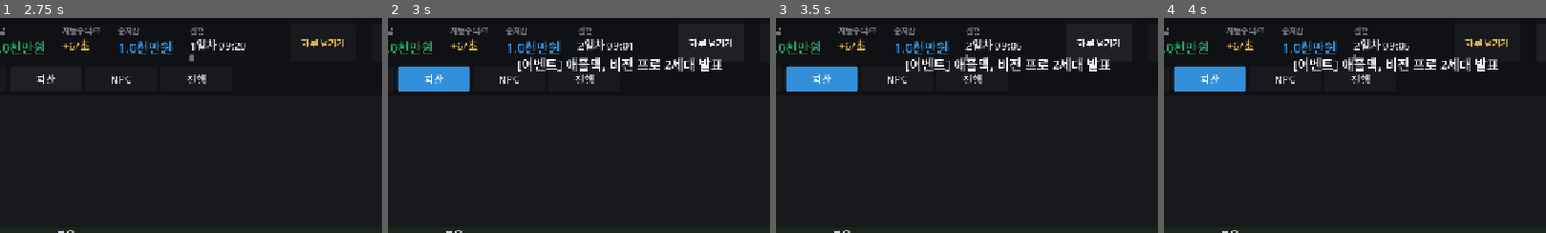
Above: before the commit, frames 1-4 (left to right).
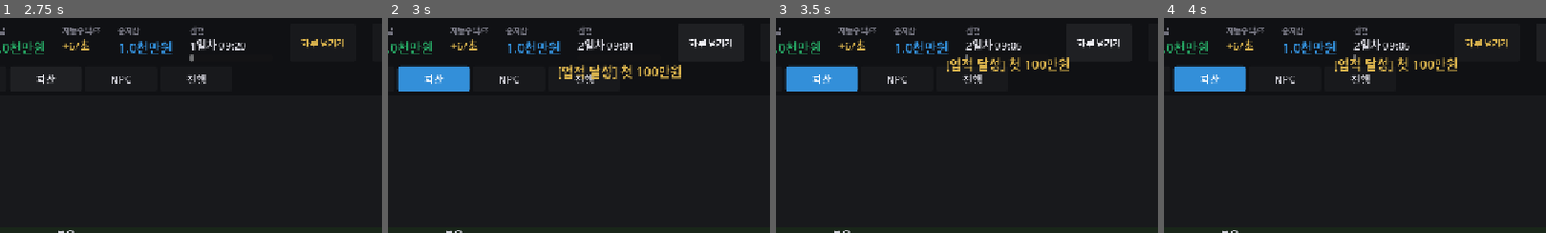
Above: after the commit, the same moments.

Repository: jettiy/StockTycoon
Game: Godot game, scene res://scenes/boot.tscn
Same seed, same stepped clock (60 frames per second), same inputs: the game is played once before the commit and once after it.
Inputs:
- Up to frame 1 (2.75 s): click "새 게임" at 0.5 s; click "자산" at 1.25 s; click "자산" at 2 s
- Up to frame 2 (3 s): click "하루 넘기기" at 2.75 s
- Up to frame 3 (3.5 s): no input
- Up to frame 4 (4 s): click "||" at 3.5 s
The pictures show only the part of the screen within x 20-70%, y 0-50%; the shares and areas given below are measured in that part.

Frame 1 is identical in both runs. In frame 2, 2.5% of the frame differs, in the area x 34-88%, y 18-29%; in frame 3, 2.1%; in frame 4, 2.1%.

Commit message:
polish: 업적 필터 + 컷신 초상화 + 사운드 + 토스트 큐
1. 업적 카테고리 필터:
   - 7개 필터 버튼 (전체/거래/자산/라이프/수익/사업/특수)
   - 활성 필터 액센트 표시
   - 필터링된 업적만 표시

2. 컷신 팝업 업그레이드:
   - 캐릭터 초상화 (IconGenerator 연동)
   - 화자별 색상 (player/boss/rival/helper/spouse/child/news)
   - 챕터 제목, 화자명, 진행도 (2/5)
   - 다음 컷신 자동 연속 재생
   - 패널 크기 확대 (560x280)

3. 사운드 추가:
   - play_quest_complete: 3음 상승 멜로디
   - play_achievement_unlock: 2음 골드 멜로디
   - play_story_unlock: 깊은음
   - play_business_good/bad: 사업 이벤트
   - 각 알림 핸들러에 사운드 연결

4. 토스트 시스템 개선:
   - 큐 방식 (동시 다발 알림 순차 표시)
   - 색상 분류 (골드/액센트/기본)
   - 페이드인 효과 추가

테스트: 32/32 통과

Diff:
--- a/scripts/MainGame.gd
+++ b/scripts/MainGame.gd
@@ -3,6 +3,7 @@
 ## 씬 에디터 기반: 정적 UI는 main.tscn에 정의, 동적 데이터만 코드에서 생성
 
 const UIAnim := preload("res://scripts/UIAnim.gd")
+const IconGenerator := preload("res://scripts/IconGenerator.gd")
 
 # 색상 (Theme과 별도로 코드에서 직접 사용하는 색)
 const COL_UP := Color(0.15, 0.65, 0.39, 1)
@@ -85,6 +86,7 @@
 var _story_container: VBoxContainer
 var _tutorial_container: VBoxContainer
 var _cutscene_popup: PanelContainer
+var _achievement_cat_filter: String = ""
 
 # 사업 뷰
 var _asset_business_container: VBoxContainer
@@ -1274,41 +1276,45 @@
 
 ## 퀘스트 완료 알림
 func _on_quest_completed(quest_id: String, reward: Dictionary) -> void:
+	AudioManager.play_quest_complete()
 	var msg := "[퀘스트 완료] %s" % reward.get("name", quest_id)
 	if reward.get("cash", 0.0) > 0:
 		msg += " +%s" % _fmt_won(reward["cash"])
-	_show_toast(msg)
+	_show_toast(msg, COL_GOLD)
 	if _current_view == "진행":
 		_refresh_quest_section()
 
 
 ## 업적 달성 알림
 func _on_achievement_unlocked(ach_id: String, name: String) -> void:
-	_show_toast("[업적 달성] %s" % name)
+	AudioManager.play_achievement_unlock()
+	_show_toast("[업적 달성] %s" % name, COL_GOLD)
 	if _current_view == "진행":
 		_refresh_achievement_section()
 
 
 ## 스토리 챕터 시작 알림
 func _on_story_chapter_started(chapter_id: String) -> void:
-	_show_toast("[스토리] 새 챕터 시작")
+	AudioManager.play_story_unlock()
+	_show_toast("[스토리] 새 챕터 시작", COL_ACCENT)
 	if _current_view == "진행":
 		_refresh_story_section()
 
 
-## 스토리 이벤트 (컷신 텍스트)
+## 스토리 이벤트 (컷신)
 func _on_story_event(text: String) -> void:
-	_show_cutscene_popup(text)
-
-
-## 컷신 팝업 표시 (최소 구현)
-func _show_cutscene_popup(text: String) -> void:
+	var scene_info: Dictionary = StoryManager.get_current_scene_info()
+	_show_cutscene_popup(scene_info)
+
+
+## 컷신 팝업 표시
+func _show_cutscene_popup(scene_info: Dictionary) -> void:
 	if _cutscene_popup and is_instance_valid(_cutscene_popup):
 		_cutscene_popup.queue_free()
 
 	# 오버레이
 	var overlay := ColorRect.new()
-	overlay.color = Color(0, 0, 0, 0.75)
+	overlay.color = Color(0, 0, 0, 0.80)
 	overlay.set_anchors_preset(Control.PRESET_FULL_RECT)
 	overlay.z_index = 60
 	add_child(overlay)
@@ -1316,53 +1322,109 @@
 	# 팝업 패널
 	_cutscene_popup = PanelContainer.new()
 	_cutscene_popup.set_anchors_preset(Control.PRESET_CENTER)
-	_cutscene_popup.custom_minimum_size = Vector2(500, 200)
+	_cutscene_popup.custom_minimum_size = Vector2(560, 280)
 	_cutscene_popup.add_theme_stylebox_override("panel", _flat(COL_PANEL_LIGHT, 8))
 	_cutscene_popup.z_index = 61
 	add_child(_cutscene_popup)
 
-	var vbox := VBoxContainer.new()
-	vbox.add_theme_constant_override("separation", 12)
-	vbox.offset_left = 24
-	vbox.offset_top = 20
-	vbox.offset_right = -24
-	vbox.offset_bottom = -20
-	_cutscene_popup.add_child(vbox)
+	# 메인 HBox: 초상화 | 대사
+	var main_hbox := HBoxContainer.new()
+	main_hbox.add_theme_constant_override("separation", 16)
+	main_hbox.offset_left = 20
+	main_hbox.offset_top = 20
+	main_hbox.offset_right = -20
+	main_hbox.offset_bottom = -20
+	_cutscene_popup.add_child(main_hbox)
+
+	# 초상화 영역
+	var portrait_type: String = scene_info.get("portrait", "narration")
+	var portrait_tex := _get_portrait_texture(portrait_type)
+	if portrait_tex:
+		var portrait_rect := TextureRect.new()
+		portrait_rect.texture = portrait_tex
+		portrait_rect.custom_minimum_size = Vector2(96, 96)
+		portrait_rect.expand_mode = TextureRect.EXPAND_FIT_WIDTH_PROPORTIONAL
+		portrait_rect.stretch_mode = TextureRect.STRETCH_KEEP_ASPECT_CENTERED
+		portrait_rect.size_flags_vertical = Control.SIZE_SHRINK_CENTER
+		main_hbox.add_child(portrait_rect)
+
+	# 대사 영역
+	var content_vbox := VBoxContainer.new()
+	content_vbox.add_theme_constant_override("separation", 8)
+	content_vbox.size_flags_horizontal = Control.SIZE_EXPAND_FILL
+	main_hbox.add_child(content_vbox)
+
+	# 챕터 제목
+	var chapter_title: String = scene_info.get("chapter_title", "")
+	if chapter_title != "":
+		var ch_lbl := Label.new()
+		ch_lbl.text = "[ " + chapter_title + " ]"
+		ch_lbl.add_theme_font_size_override("font_size", 13)
+		ch_lbl.add_theme_color_override("font_color", COL_ACCENT)
+		content_vbox.add_child(ch_lbl)
+
+	# 화자명
+	var speaker: String = scene_info.get("speaker", "")
+	if speaker != "":
+		var speaker_lbl := Label.new()
+		speaker_lbl.text = speaker
+		speaker_lbl.add_theme_font_size_override("font_size", 18)
+		speaker_lbl.add_theme_color_override("font_color", COL_GOLD)
+		content_vbox.add_child(speaker_lbl)
 
 	# 대사 텍스트
+	var text_content: String = scene_info.get("text", scene_info.get("formatted", ""))
+	if text_content == "":
+		text_content = str(scene_info)
 	var text_lbl := Label.new()
-	text_lbl.text = text
+	text_lbl.text = text_content
 	text_lbl.add_theme_font_size_override("font_size", 16)
 	text_lbl.add_theme_color_override("font_color", COL_TEXT_BRIGHT)
 	text_lbl.autowrap_mode = TextServer.AUTOWRAP_WORD_SMART
 	text_lbl.size_flags_vertical = Control.SIZE_EXPAND_FILL
-	vbox.add_child(text_lbl)
+	content_vbox.add_child(text_lbl)
+
+	# 진행도 표시
+	var scene_idx: int = int(scene_info.get("scene_idx", 0))
+	var total_scenes: int = int(scene_info.get("total_scenes", 1))
+	var prog_lbl := Label.new()
+	prog_lbl.text = "%d / %d" % [scene_idx + 1, total_scenes]
+	prog_lbl.add_theme_font_size_override("font_size", 12)
+	prog_lbl.add_theme_color_override("font_color", COL_TEXT_DIM)
+	prog_lbl.horizontal_alignment = HORIZONTAL_ALIGNMENT_RIGHT
+	content_vbox.add_child(prog_lbl)
 
 	# 버튼 행
 	var btn_row := HBoxContainer.new()
 	btn_row.alignment = BoxContainer.ALIGNMENT_END
 	btn_row.add_theme_constant_override("separation", 8)
-	vbox.add_child(btn_row)
+	content_vbox.add_child(btn_row)
 
 	# 다음 버튼
 	var next_btn := Button.new()
 	next_btn.text = "다음"
-	next_btn.custom_minimum_size = Vector2(80, 36)
+	next_btn.custom_minimum_size = Vector2(90, 38)
 	next_btn.add_theme_font_size_override("font_size", 15)
 	next_btn.add_theme_color_override("font_color", COL_ACCENT)
+	next_btn.size_flags_horizontal = Control.SIZE_SHRINK_END
 	next_btn.pressed.connect(
 		func():
 			StoryManager.advance_scene()
 			overlay.queue_free()
 			_cutscene_popup.queue_free()
 			_cutscene_popup = null
+			# 다음 컷신이 있으면 표시
+			if StoryManager.is_playing():
+				var next_info: Dictionary = StoryManager.get_current_scene_info()
+				if not next_info.is_empty():
+					_show_cutscene_popup(next_info)
 	)
 	btn_row.add_child(next_btn)
 
 	# 스킵 버튼
 	var skip_btn := Button.new()
 	skip_btn.text = "스킵"
-	skip_btn.custom_minimum_size = Vector2(80, 36)
+	skip_btn.custom_minimum_size = Vector2(90, 38)
 	skip_btn.add_theme_font_size_override("font_size", 15)
 	skip_btn.add_theme_color_override("font_color", COL_TEXT_DIM)
 	skip_btn.pressed.connect(
@@ -1373,6 +1435,28 @@
 			_cutscene_popup = null
 	)
 	btn_row.add_child(skip_btn)
+
+
+## 초상화 텍스처 생성
+func _get_portrait_texture(portrait_type: String) -> Texture2D:
+	var icon_gen := IconGenerator.new()
+	match portrait_type:
+		"player":
+			return icon_gen.make_character_portrait(GameManager.player.get("generation", 1), 96)
+		"boss":
+			return icon_gen.make_npc_avatar("#D9B34D", 96)
+		"rival1", "rival3":
+			return icon_gen.make_npc_avatar("#CC4545", 96)
+		"helper1":
+			return icon_gen.make_npc_avatar("#3390D4", 96)
+		"spouse":
+			return icon_gen.make_npc_avatar("#E8E8E8", 96)
+		"child":
+			return icon_gen.make_npc_avatar("#28A66A", 96)
+		"news":
+			return icon_gen.make_npc_avatar("#8A8D96", 96)
+		"narration", _:
+			return null
 
 
 func _on_save() -> void:
@@ -2088,8 +2172,33 @@
 	rate_bar.show_percentage = false
 	_achievement_container.add_child(rate_bar)
 
+	# 카테고리 필터 버튼
+	var filter_row := HBoxContainer.new()
+	filter_row.add_theme_constant_override("separation", 4)
+	_achievement_container.add_child(filter_row)
+
+	var cat_filters := ["전체", "거래", "자산", "라이프", "수익", "사업", "특수"]
+	for cat_label in cat_filters:
+		var btn := Button.new()
+		btn.text = cat_label
+		btn.custom_minimum_size = Vector2(60, 28)
+		btn.add_theme_font_size_override("font_size", 13)
+		var active: bool = (_ach_cat_name_reverse(cat_label) == _achievement_cat_filter) or (cat_label == "전체" and _achievement_cat_filter == "")
+		if active:
+			btn.add_theme_stylebox_override("normal", _flat(COL_ACCENT, 4))
+			btn.add_theme_color_override("font_color", Color.WHITE)
+		else:
+			btn.add_theme_stylebox_override("normal", _flat(COL_PANEL, 4))
+			btn.add_theme_color_override("font_color", COL_TEXT_DIM)
+		btn.pressed.connect(_on_achievement_cat_filter.bind(_ach_cat_name_reverse(cat_label) if cat_label != "전체" else ""))
+		filter_row.add_child(btn)
+
 	var achs: Array = QuestManager.get_achievements()
 	for ach in achs:
+		# 필터링
+		if _achievement_cat_filter != "" and ach.get("category", "") != _achievement_cat_filter:
+			continue
+
 		var panel := PanelContainer.new()
 		var is_unlocked: bool = ach.get("unlocked", false)
 		if is_unlocked:
@@ -2155,6 +2264,22 @@
 		_: return cat
 
 
+func _ach_cat_name_reverse(kr: String) -> String:
+	match kr:
+		"거래": return "trading"
+		"자산": return "wealth"
+		"라이프": return "life"
+		"수익": return "income"
+		"사업": return "business"
+		"특수": return "special"
+		_: return ""
+
+
+func _on_achievement_cat_filter(cat: String) -> void:
+	_achievement_cat_filter = cat
+	_refresh_achievement_section()
+
+
 ## 스토리 섹션
 func _refresh_story_section() -> void:
 	for c in _story_container.get_children():
@@ -2363,17 +2488,35 @@
 	_on_net_worth_changed(GameManager.get_net_worth())
 
 
-func _show_toast(msg: String) -> void:
-	_toast.text = msg
+var _toast_queue: Array = []
+var _toast_showing: bool = false
+
+func _show_toast(msg: String, color: Color = COL_TEXT_BRIGHT) -> void:
+	_toast_queue.append({"msg": msg, "color": color})
+	if not _toast_showing:
+		_process_toast_queue()
+
+
+func _process_toast_queue() -> void:
+	if _toast_queue.is_empty():
+		_toast_showing = false
+		return
+	_toast_showing = true
+	var item: Dictionary = _toast_queue.pop_front()
+	_toast.text = item["msg"]
+	_toast.add_theme_color_override("font_color", item["color"])
 	_toast.visible = true
-	_toast.modulate.a = 1.0
-	_toast.position.y = 70
-	# 슬라이드 인 + 페이드 아웃
+	_toast.modulate.a = 0.0
+	_toast.position.y = 80
 	var tw := create_tween()
+	tw.tween_property(_toast, "modulate:a", 1.0, 0.15)
 	tw.tween_property(_toast, "position:y", 60, 0.2).set_ease(Tween.EASE_OUT).set_trans(Tween.TRANS_CUBIC)
-	tw.tween_interval(1.8)
-	tw.tween_property(_toast, "modulate:a", 0.0, 0.5)
-	tw.tween_callback(func(): _toast.visible = false)
+	tw.tween_interval(1.5)
+	tw.tween_property(_toast, "modulate:a", 0.0, 0.4)
+	tw.tween_callback(func():
+		_toast.visible = false
+		_process_toast_queue()
+	)
 
 
 func _cat_tag(c: String) -> String:
--- a/scripts/autoload/AudioManager.gd
+++ b/scripts/autoload/AudioManager.gd
@@ -153,6 +153,42 @@
 	_play(s, -3.0)
 
 
+## 퀘스트 완료 — 상승 멜로디
+func play_quest_complete() -> void:
+	var s1 := _make_blip(660.0, 0.08, 0)
+	_play(s1, 0.0)
+	var s2 := _make_blip(880.0, 0.08, 0)
+	get_tree().create_timer(0.08).timeout.connect(func(): _play(s2, 0.0))
+	var s3 := _make_blip(1100.0, 0.12, 0)
+	get_tree().create_timer(0.16).timeout.connect(func(): _play(s3, 0.0))
+
+
+## 업적 달성 — 골드 멜로디
+func play_achievement_unlock() -> void:
+	var s1 := _make_blip(880.0, 0.06, 1)
+	_play(s1, 0.0)
+	var s2 := _make_blip(1320.0, 0.10, 1)
+	get_tree().create_timer(0.06).timeout.connect(func(): _play(s2, 0.0))
+
+
+## 스토리 해금 — 깊은음
+func play_story_unlock() -> void:
+	var s := _make_blip(330.0, 0.25, 2)
+	_play(s, 2.0)
+
+
+## 사업 이벤트 (호황)
+func play_business_good() -> void:
+	var s := _make_blip(770.0, 0.10, 0)
+	_play(s, 0.0)
+
+
+## 사업 이벤트 (불황)
+func play_business_bad() -> void:
+	var s := _make_blip(300.0, 0.15, 2)
+	_play(s, 0.0)
+
+
 func set_volume(vol: float) -> void:
 	_master_volume = clampf(vol, 0.0, 1.0)
 	for p in _audio_players:
